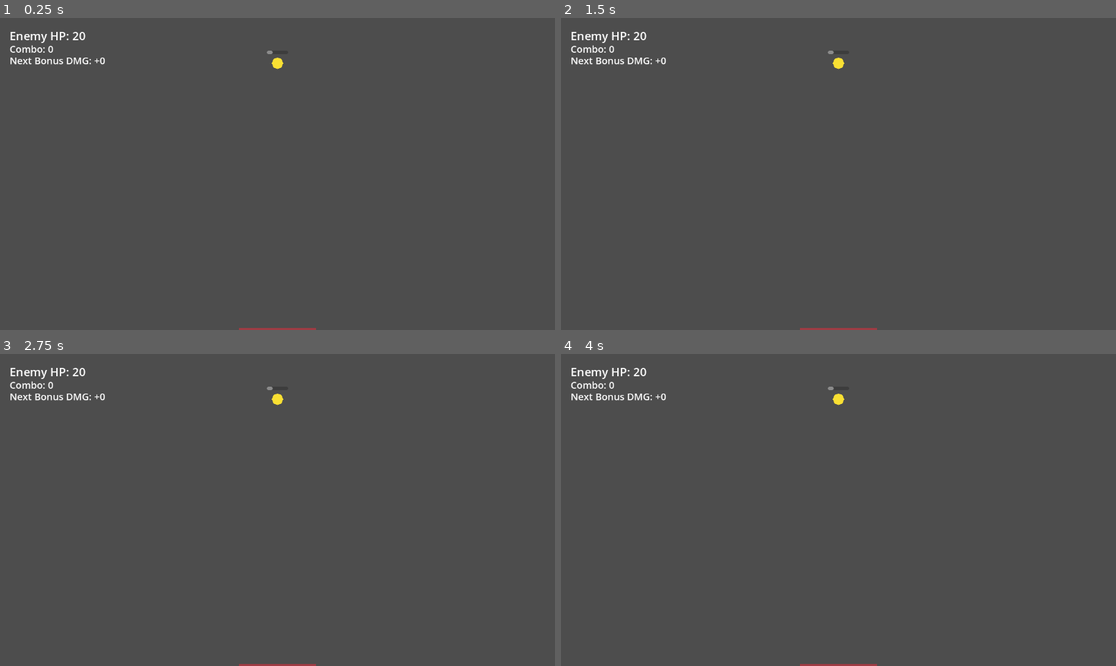
Above: before the commit, frames 1-4 (two rows, left to right).
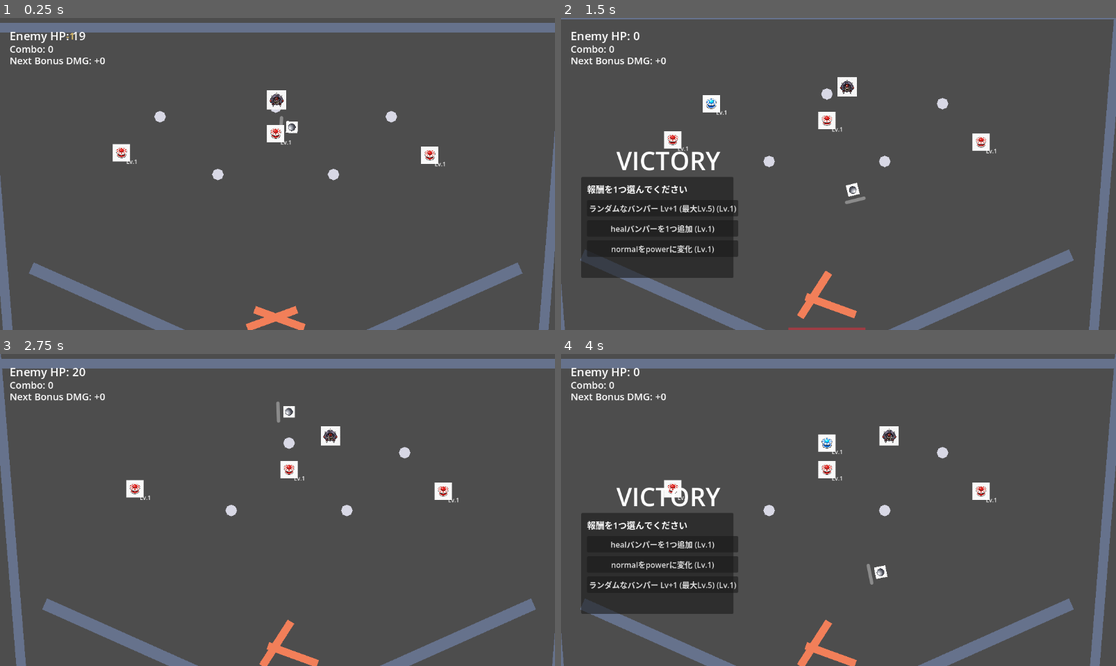
Above: after the commit, the same moments.

Repository: hamayu691-hamy/codex_godot
Game: Godot game, scene res://scenes/PinballBattleScene.tscn
The game is run twice, just before and just after one commit, with the same random seed, the same clock (stepped at 60 frames per second) and the same inputs. The project has no main scene, so this scene is started directly.
Inputs (mouse positions are in pixels of both pictures, inside the frame that each line leads up to):
- Up to frame 1 (0.25 s): no input
- Up to frame 2 (1.5 s): move the mouse to (960, 158) at 0.52 s; hold Right 0.53-1.28 s; tap K at 0.6 s; move the mouse to (727, 189) at 1.27 s; hold Left from 1.28 s (still down); tap B at 1.35 s
- Up to frame 3 (2.75 s): move the mouse to (333, 441) at 2.02 s; release Left at 2.03 s; hold Right from 2.03 s (still down); hold R from 2.03 s (still down)
- Up to frame 4 (4 s): move the mouse to (810, 572) at 2.77 s; release R at 2.78 s; tap K at 2.85 s; move the mouse to (1005, 556) at 3.52 s; release Right at 3.53 s; hold Left from 3.53 s (still down); tap B at 3.6 s

The runs differ from the first frame. In frame 1, 8.3% of the frame differs, in the area x 0-100%, y 1-100%; in frame 2, 15%; in frame 3, 8.5%; in frame 4, 17%, in the area x 0-100%, y 0-100%.
Error before the commit: Parse Error: Static function "is_key_just_pressed()" not found in base "GDScriptNativeClass". (res://scripts/gameplay/pinball_battle_scene.gd:801)

Commit message:
Fix debug key handling for pin replacement in Godot

Diff:
--- a/scripts/gameplay/pinball_battle_scene.gd
+++ b/scripts/gameplay/pinball_battle_scene.gd
@@ -314,6 +314,7 @@
 var _is_victory: bool = false
 var _is_game_over: bool = false
 var _debug_enemy_zero_hp_key_was_down: bool = false
+var _debug_replace_pin_key_was_down: bool = false
 var _is_ball_alive: bool = true
 var _damage_popups: Array[Dictionary] = []
 var _reward_selected_this_victory: bool = false
@@ -798,8 +799,10 @@
 		_reset_battle()
 		return
 
-	if Input.is_key_just_pressed(DEBUG_REPLACE_PIN_WITH_POWER_BUMPER_KEY):
+	var is_replace_debug_key_down: bool = Input.is_key_pressed(DEBUG_REPLACE_PIN_WITH_POWER_BUMPER_KEY)
+	if is_replace_debug_key_down and not _debug_replace_pin_key_was_down:
 		_debug_replace_first_pin_with_power_bumper()
+	_debug_replace_pin_key_was_down = is_replace_debug_key_down
 
 	for index: int in range(_flippers.size()):
 		var state: Dictionary = _flippers[index]
